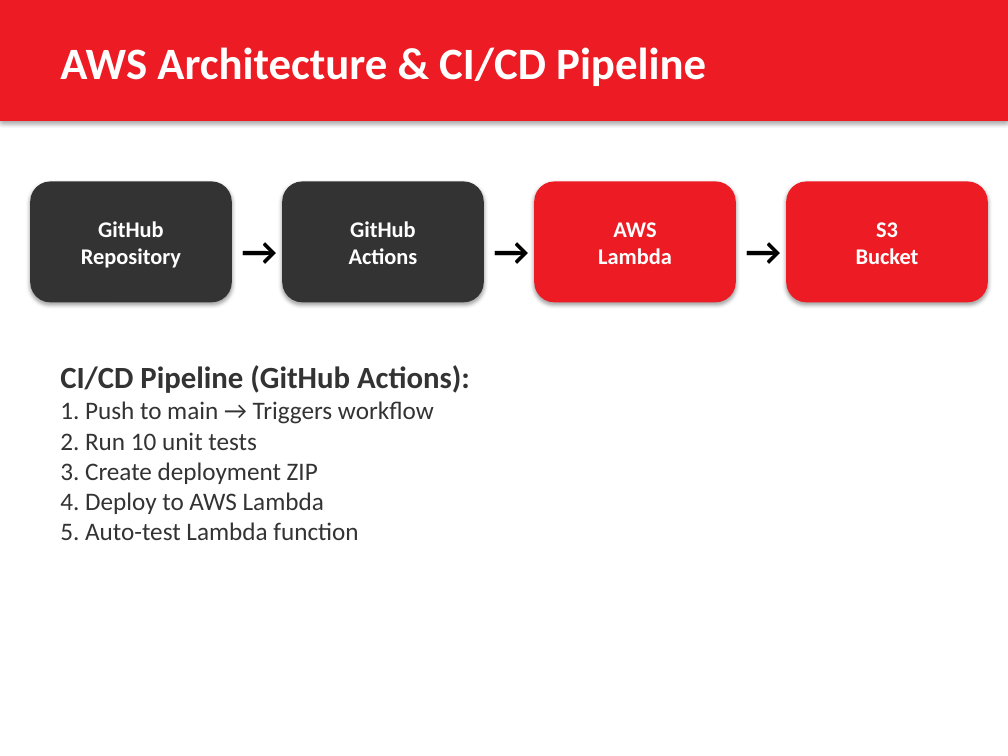
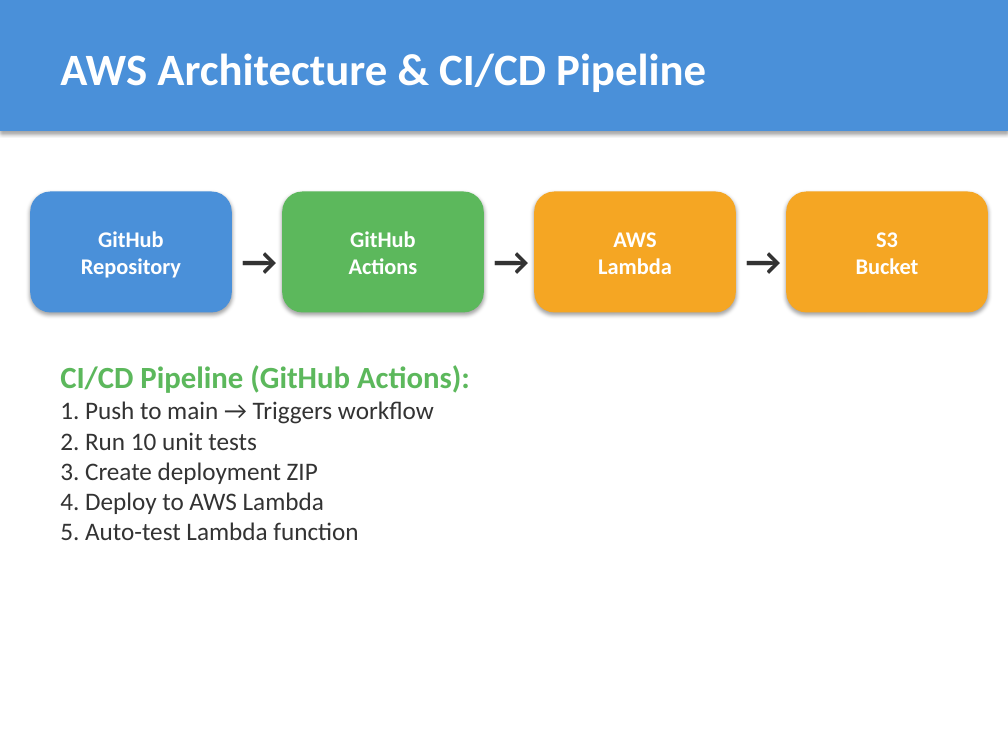
Before and after one commit to adityakommu/adb_demo, a slide deck: slide 5 of SearchKeywordPerformance_Presentation.pptx. Drawn at 1008x756 pixels with LibreOffice and Linux fonts; fonts in the diff are those of the drawing. Boxes give left, top, right and bottom in pixels: in the first picture for what was removed or moved away, otherwise in the second. Text is boxed around its words. In the diff, an @@ line names an element or a change of style, - is before the commit and + after.

Commit message:
Update presentation with light colors

```diff
--- a/SearchKeywordPerformance_Presentation.pptx
+++ b/SearchKeywordPerformance_Presentation.pptx
@@ rectangle resized from (x1=0, y1=0, x2=1008, y2=121) to (x1=0, y1=0, x2=1008, y2=131) @@
@@ rectangle at (x1=0, y1=0, x2=1008, y2=131): fill #ED1C24 to #4A90D9 @@
@@ text "AWS Architecture & CI/CD Pipeline" moved from (x1=60, y1=47, x2=706, y2=86) to (x1=60, y1=53, x2=706, y2=92) @@
@@ rounded rectangle "GitHub Repository" at (x1=30, y1=192, x2=232, y2=312): fill #333333 to #4A90D9 @@
@@ rounded rectangle "GitHub Actions" at (x1=282, y1=192, x2=484, y2=312): fill #333333 to #5CB85C @@
@@ rounded rectangle "AWS Lambda" at (x1=534, y1=192, x2=736, y2=312): fill #ED1C24 to #F5A623 @@
@@ rounded rectangle "S3 Bucket" at (x1=786, y1=192, x2=988, y2=312): fill #ED1C24 to #F5A623 @@
@@ 4 rounded rectangles, 3 texts moved together from (x1=30, y1=181, x2=988, y2=302) to (x1=30, y1=192, x2=988, y2=312) @@
@@ text colour #000000 to #333333 in 3 elements at (x1=232, y1=232, x2=282, y2=282), (x1=484, y1=232, x2=534, y2=282), (x1=736, y1=232, x2=786, y2=282) @@
@@ text at (x1=60, y1=365, x2=470, y2=393): text colour #333333 to #5CB85C in "CI/CD Pipeline (GitHub Actions):" @@
```
Also in this commit, not shown: 7 other slides changed.
